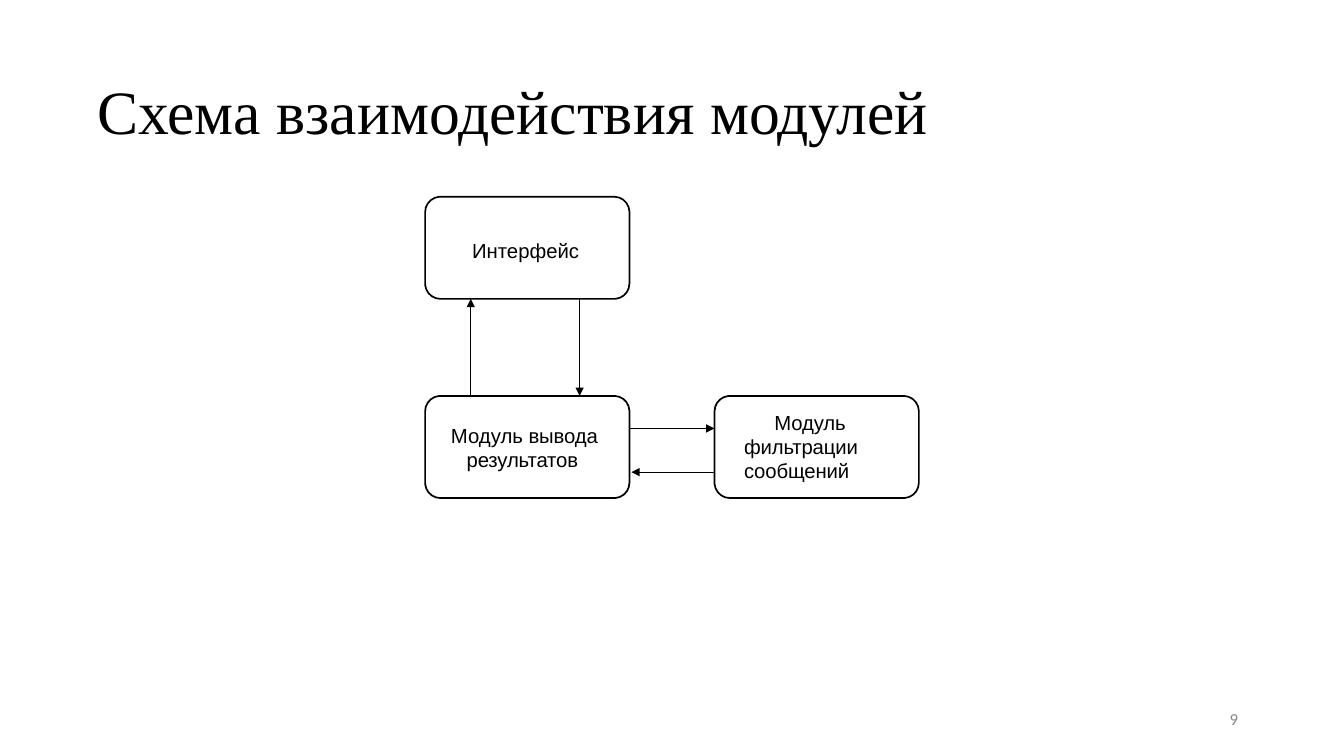
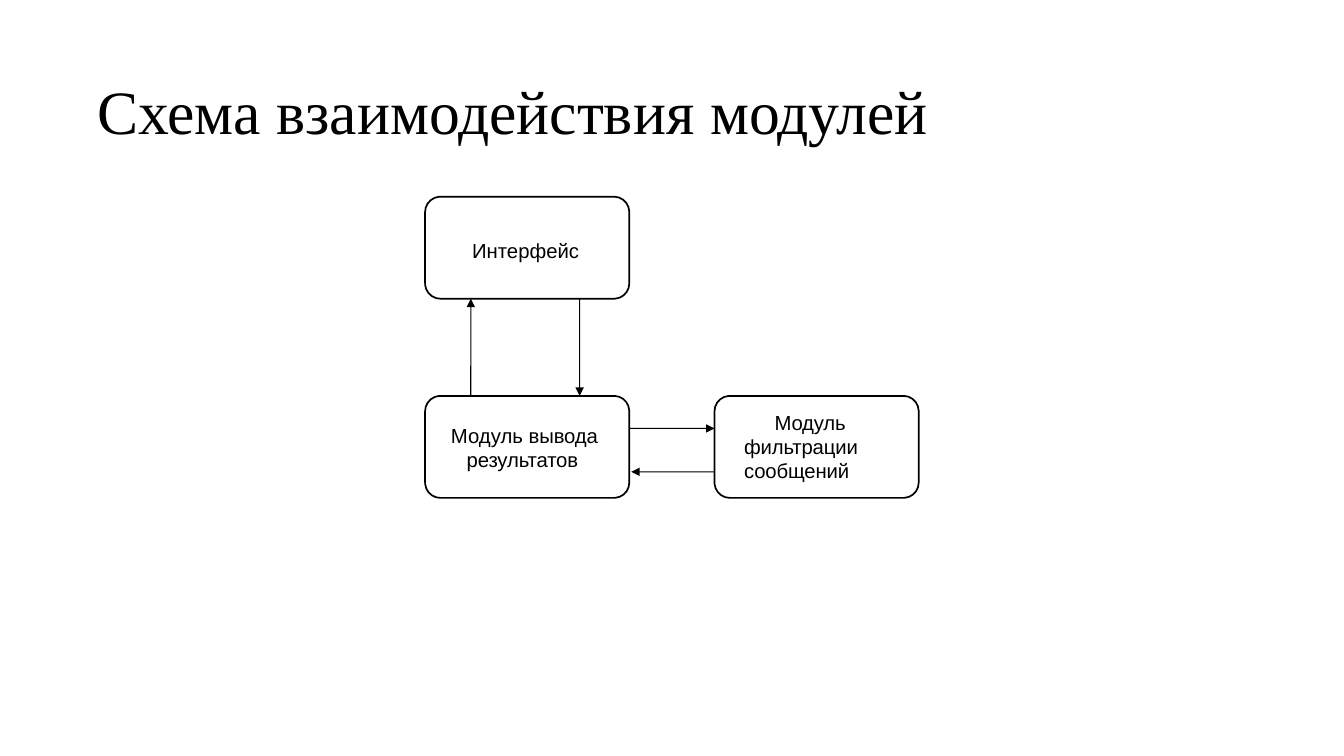
Before and after one commit to Zhilg/DIPLOMA, a slide deck: slide 15 of Презентация.pptx (slide 9 before the commit). Drawn at 1344x756 pixels with LibreOffice and Linux fonts; fonts in the diff are those of the drawing. Boxes give left, top, right and bottom in pixels: in the first picture for what was removed or moved away, otherwise in the second. Text is boxed around its words. In the diff, an @@ line names an element or a change of style, - is before the commit and + after.

```diff
--- a/Презентация.pptx
+++ b/Презентация.pptx
@@ arrow removed from (471, 396) to (471, 299) @@
@@ freeform shape added at [471, 298, 471, 395], outline #000000 0.75 pt @@
@@ freeform shape at [715, 396, 920, 498]: outline redrawn @@
@@ arrow removed from (715, 472) to (631, 472) @@
@@ freeform shape added at [631, 472, 714, 472], outline #000000 0.75 pt @@
@@ page number removed at [1230, 714, 1238, 725] @@
-9
```
Also in this commit, not shown: 10 other slides changed, 8 slides added, 2 slides removed, 1 other file.
